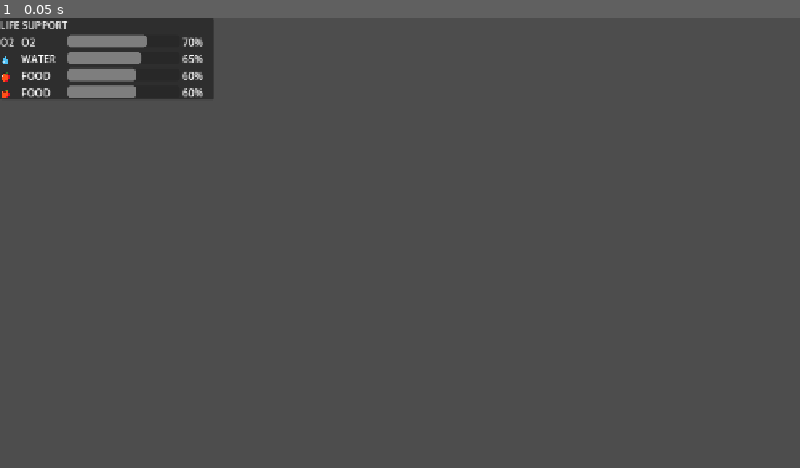
Above: before the commit, frame 1.
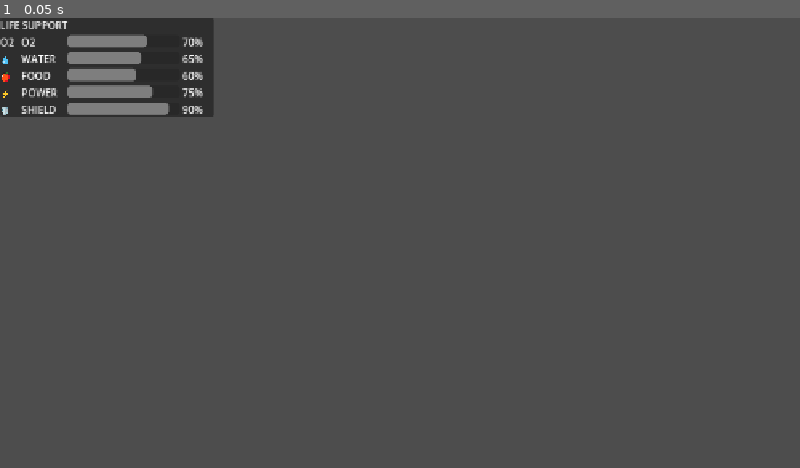
Above: after the commit, the same moment.

Repository: lavender77starlight/astrotrainer-frontend
Game: Godot game, scene res://BasicComponents/MetersPanel.tscn
The game is run twice, just before and just after one commit, with the same random seed, the same clock (stepped at 60 frames per second) and the same inputs. This scene is started directly instead of the project's main scene.
Inputs:
- Up to frame 1 (0.05 s): no input

The runs differ from the first frame. In frame 1, 1.2% of the frame differs, in the area x 0-27%, y 14-22%.

Commit message:
Update MetersPanel.tscn
updated meters panel

Diff:
--- a/astro-trainer/BasicComponents/MetersPanel.tscn
+++ b/astro-trainer/BasicComponents/MetersPanel.tscn
@@ -85,28 +85,54 @@
 layout_mode = 2
 text = "60%"
 
-[node name="FoodRow2" type="HBoxContainer" parent="VBoxContainer" unique_id=2089976827]
+[node name="PowerRow" type="HBoxContainer" parent="VBoxContainer" unique_id=2089976827]
 layout_mode = 2
 size_flags_vertical = 3
 
-[node name="FoodIcon" type="Label" parent="VBoxContainer/FoodRow2" unique_id=1183874413]
+[node name="PowerIcon" type="Label" parent="VBoxContainer/PowerRow" unique_id=1183874413]
 custom_minimum_size = Vector2(30, 0)
 layout_mode = 2
-text = "🍎"
+text = "⚡"
 
-[node name="FoodLabel" type="Label" parent="VBoxContainer/FoodRow2" unique_id=101860539]
+[node name="PowerLabel" type="Label" parent="VBoxContainer/PowerRow" unique_id=101860539]
 custom_minimum_size = Vector2(70, 0)
 layout_mode = 2
-text = "FOOD"
+text = "POWER"
 
-[node name="FoodBar" type="ProgressBar" parent="VBoxContainer/FoodRow2" unique_id=1727756163]
+[node name="PowerBar" type="ProgressBar" parent="VBoxContainer/PowerRow" unique_id=1727756163]
 custom_minimum_size = Vector2(180, 20)
 layout_mode = 2
 size_flags_horizontal = 3
-value = 60.0
+value = 75.0
 show_percentage = false
 
-[node name="FoodValue" type="Label" parent="VBoxContainer/FoodRow2" unique_id=214570168]
+[node name="PowerValue" type="Label" parent="VBoxContainer/PowerRow" unique_id=214570168]
 custom_minimum_size = Vector2(50, 0)
 layout_mode = 2
-text = "60%"
+text = "75%"
+
+[node name="ShieldRow" type="HBoxContainer" parent="VBoxContainer" unique_id=1302867072]
+layout_mode = 2
+size_flags_vertical = 3
+
+[node name="ShieldIcon" type="Label" parent="VBoxContainer/ShieldRow" unique_id=1790438173]
+custom_minimum_size = Vector2(30, 0)
+layout_mode = 2
+text = "🛡️"
+
+[node name="ShieldLabel" type="Label" parent="VBoxContainer/ShieldRow" unique_id=1424548206]
+custom_minimum_size = Vector2(70, 0)
+layout_mode = 2
+text = "SHIELD"
+
+[node name="ShieldBar" type="ProgressBar" parent="VBoxContainer/ShieldRow" unique_id=225603205]
+custom_minimum_size = Vector2(180, 20)
+layout_mode = 2
+size_flags_horizontal = 3
+value = 90.0
+show_percentage = false
+
+[node name="ShieldValue" type="Label" parent="VBoxContainer/ShieldRow" unique_id=1543328909]
+custom_minimum_size = Vector2(50, 0)
+layout_mode = 2
+text = "90%"
